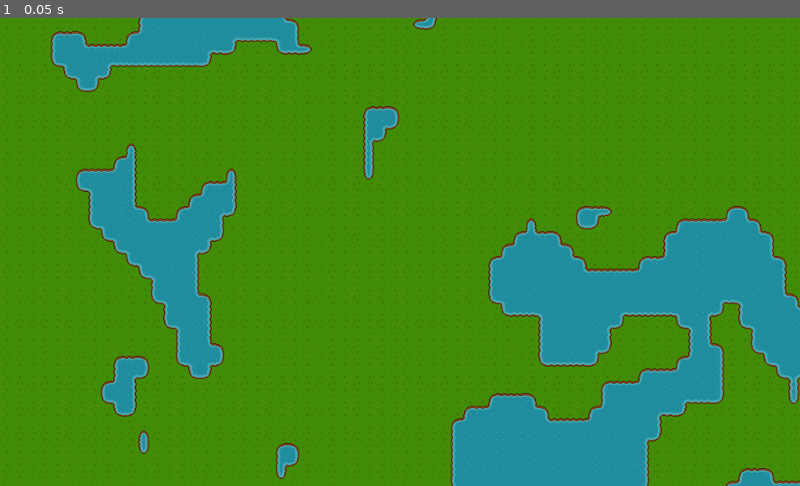
Above: before the commit, frame 1.
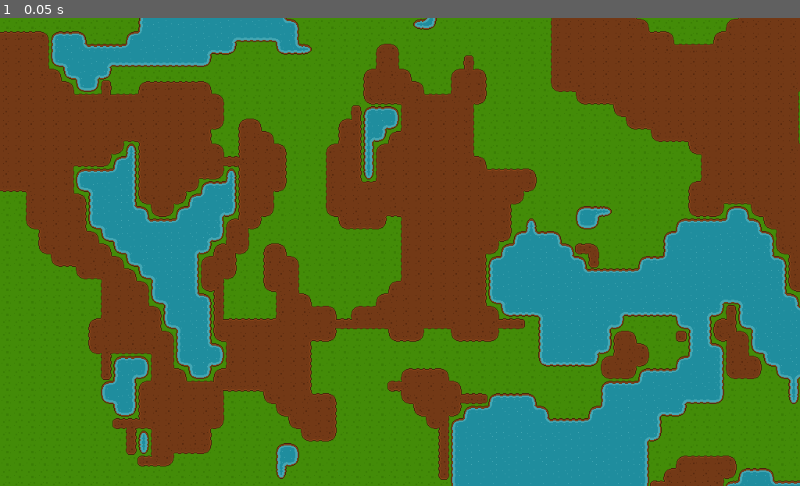
Above: after the commit, the same moment.

Repository: MichaelReel/MapGen2D
Game: Godot game, scene res://GenMap.tscn
Same seed, same stepped clock (60 frames per second), same inputs: the game is played once before the commit and once after it.
Inputs:
- Up to frame 1 (0.05 s): no input

The runs differ from the first frame. In frame 1, 38% of the frame differs, in the area x 0-100%, y 0-100%.

Commit message:
Added another noise layer.

Diff:
--- a/GenMap.gd
+++ b/GenMap.gd
@@ -3,7 +3,16 @@
 # Config
 var base_default_tile_name = "Base Grass"
 var base_water_tile_name = "Base Water Auto"
+var base_seed = 1
+
+var ground_dirt_tile_name = "Dirt Auto"
+
+var noise_octaves := 3
+var noise_period := 20.0
+var noise_persistence := 0.8
+
 var base_land_threshold := -0.15
+var ground_threshold := 0.0
 
 # Reusable references
 var base_map : TileMap
@@ -12,7 +21,10 @@
 var ground_tileset: TileSet
 var base_default_tile : int
 var base_water_tile : int
+var ground_dirt_tile : int
+
 var base_noise : OpenSimplexNoise
+var ground_noise : OpenSimplexNoise
 
 func _ready():
 	setup_reusables()
@@ -25,13 +37,20 @@
 	ground_tileset = ground_map.tile_set
 	base_default_tile = base_tileset.find_tile_by_name(base_default_tile_name)
 	base_water_tile = base_tileset.find_tile_by_name(base_water_tile_name)
+	ground_dirt_tile = ground_tileset.find_tile_by_name(ground_dirt_tile_name)
 
 	# Configure noise
 	base_noise = OpenSimplexNoise.new()
-	base_noise.seed = 1
-	base_noise.octaves = 3
-	base_noise.period = 20.0
-	base_noise.persistence = 0.8
+	base_noise.seed = base_seed
+	base_noise.octaves = noise_octaves
+	base_noise.period = noise_period
+	base_noise.persistence = noise_persistence
+
+	ground_noise = OpenSimplexNoise.new()
+	ground_noise.seed = base_seed + 1
+	ground_noise.octaves = noise_octaves
+	ground_noise.period = noise_period
+	ground_noise.persistence = noise_persistence
 
 func create_base_layer():
 	# Flood fill the tile map with the water tile to cover the screen size
@@ -40,9 +59,15 @@
 			# Draw islands (using noise)
 			if base_noise.get_noise_2d(x, y) > base_land_threshold:
 				base_map.set_cell(x, y, base_default_tile)
+
+				# Draw some dirt on top of the land
+				if ground_noise.get_noise_2d(x, y) > ground_threshold:
+					ground_map.set_cell(x, y, ground_dirt_tile)
+
 				continue
 			# Default to water
 			base_map.set_cell(x, y, base_water_tile)
 
 	# Call autotiling
 	base_map.update_bitmask_region()
+	ground_map.update_bitmask_region()
--- a/ModerateTileSet.tres
+++ b/ModerateTileSet.tres
@@ -22,7 +22,7 @@
 0/navigation_offset = Vector2( 0, 0 )
 0/shapes = [  ]
 0/z_index = 0
-1/name = "Dirt Modded Auto"
+1/name = "Dirt Auto"
 1/texture = ExtResource( 1 )
 1/tex_offset = Vector2( 0, 0 )
 1/modulate = Color( 1, 1, 1, 1 )
